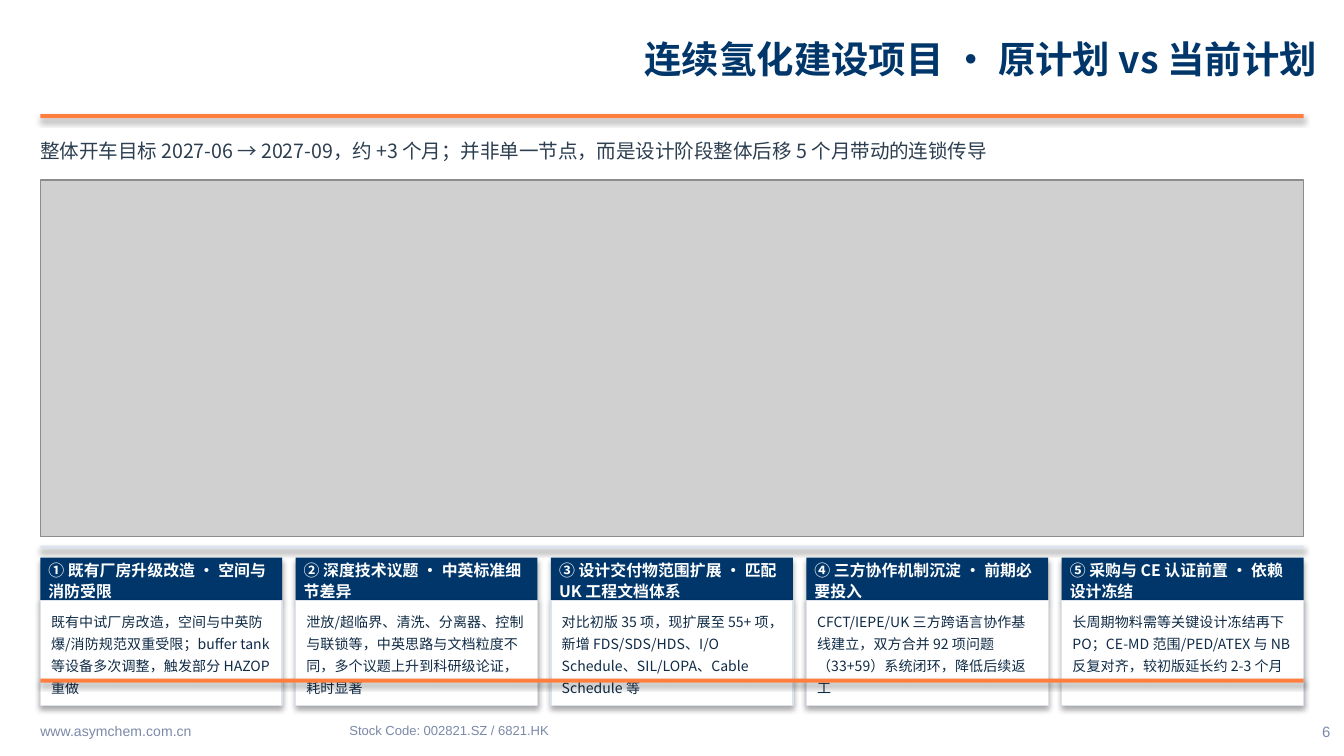
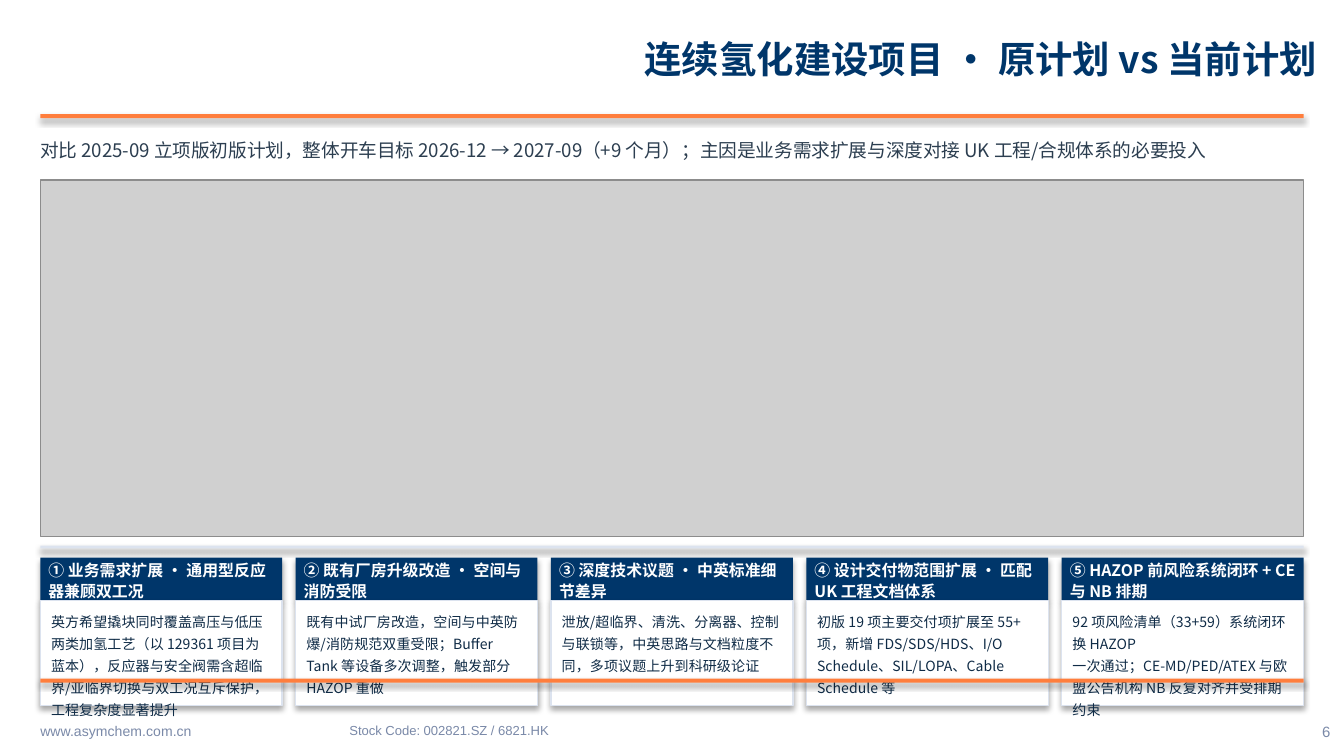
Before and after one commit to peterli0913/FlowHydro, a slide deck: slide 6 of AI_推进汇报_2026上半年_v3.pptx. Drawn at 1344x756 pixels with LibreOffice and Linux fonts; fonts in the diff are those of the drawing; grey boxes stand for pictures. Boxes give left, top, right and bottom in pixels: in the first picture for what was removed or moved away, otherwise in the second. Text is boxed around its words. In the diff, an @@ line names an element or a change of style, - is before the commit and + after.

```diff
--- a/AI_推进汇报_2026上半年_v3.pptx
+++ b/AI_推进汇报_2026上半年_v3.pptx
@@ text at (40,141,1206,161): text changed; size 10.5 to 10 pt @@
-整体开车目标 2027-06 → 2027-09，约 +3 个月；并非单一节点，而是设计阶段整体后移 5 个月带动的连锁传导
+对比 2025-09 立项版初版计划，整体开车目标 2026-12 → 2027-09（+9 个月）；主因是业务需求扩展与深度对接 UK 工程/合规体系的必要投入
@@ text at (48,562,265,602): text changed @@
-① 既有厂房升级改造 · 空间与消防受限
+① 业务需求扩展 · 通用型反应器兼顾双工况
@@ text at (304,562,522,602): text changed @@
-② 深度技术议题 · 中英标准细节差异
+② 既有厂房升级改造 · 空间与消防受限
@@ text at (559,562,776,602): text changed @@
-③ 设计交付物范围扩展 · 匹配 UK 工程文档体系
+③ 深度技术议题 · 中英标准细节差异
@@ text at (814,562,1032,602): text changed @@
-④ 三方协作机制沉淀 · 前期必要投入
+④ 设计交付物范围扩展 · 匹配 UK 工程文档体系
@@ text at (1070,562,1295,602): text changed @@
-⑤ 采购与 CE 认证前置 · 依赖设计冻结
+⑤ HAZOP 前风险系统闭环 + CE 与 NB 排期
@@ text at (51,615,268,719): text changed @@
-既有中试厂房改造，空间与中英防爆/消防规范双重受限；buffer tank 等设备多次调整，触发部分 HAZOP 重做
+英方希望撬块同时覆盖高压与低压两类加氢工艺（以 129361 项目为蓝本），反应器与安全阀需含超临界/亚临界切换与双工况互斥保护，工程复杂度显著提升
@@ text at (306,615,518,697): text changed @@
-泄放/超临界、清洗、分离器、控制与联锁等，中英思路与文档粒度不同，多个议题上升到科研级论证，耗时显著
+既有中试厂房改造，空间与中英防爆/消防规范双重受限；Buffer Tank 等设备多次调整，触发部分 HAZOP 重做
@@ text at (562,615,779,672): text changed @@
-对比初版 35 项，现扩展至 55+ 项，新增 FDS/SDS/HDS、I/O Schedule、SIL/LOPA、Cable Schedule 等
+泄放/超临界、清洗、分离器、控制与联锁等，中英思路与文档粒度不同，多项议题上升到科研级论证
@@ text at (817,615,1020,697): text changed @@
-CFCT/IEPE/UK 三方跨语言协作基线建立，双方合并 92 项问题（33+59）系统闭环，降低后续返工
+初版 19 项主要交付项扩展至 55+ 项，新增 FDS/SDS/HDS、I/O Schedule、SIL/LOPA、Cable Schedule 等
@@ text at (1072,615,1287,697): text changed @@
-长周期物料需等关键设计冻结再下 PO；CE-MD 范围/PED/ATEX 与 NB 反复对齐，较初版延长约 2-3 个月
+92 项风险清单（33+59）系统闭环换 HAZOP 一次通过；CE-MD/PED/ATEX 与欧盟公告机构 NB 反复对齐并受排期约束
```
Also in this commit, not shown: 2 other files.
